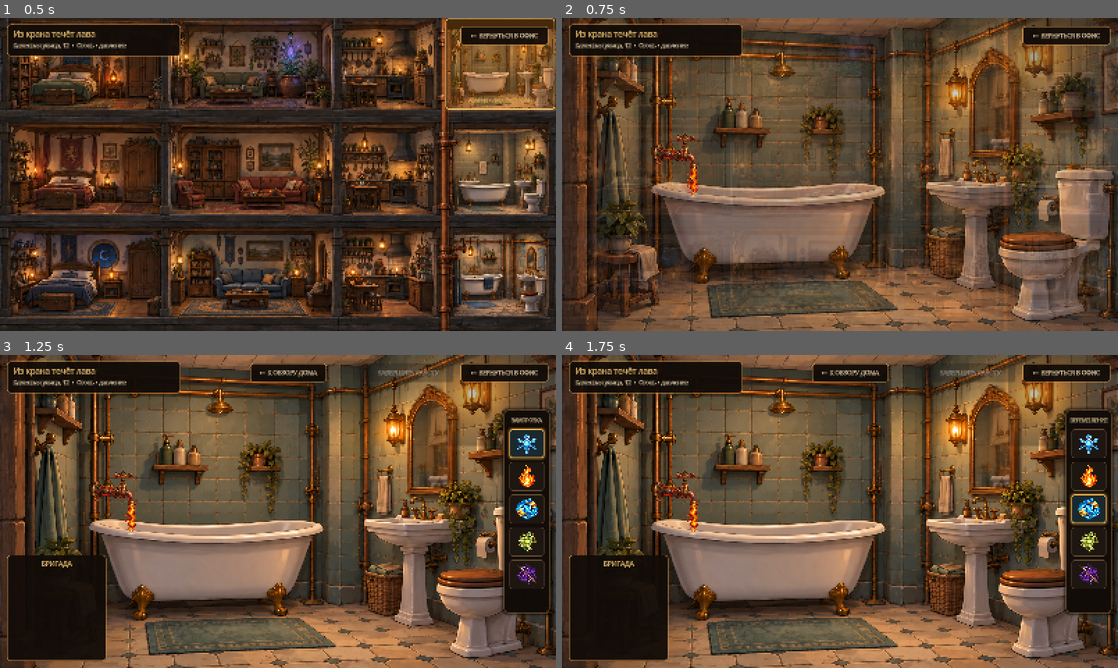
Above: before the commit, frames 1-4 (two rows, left to right).
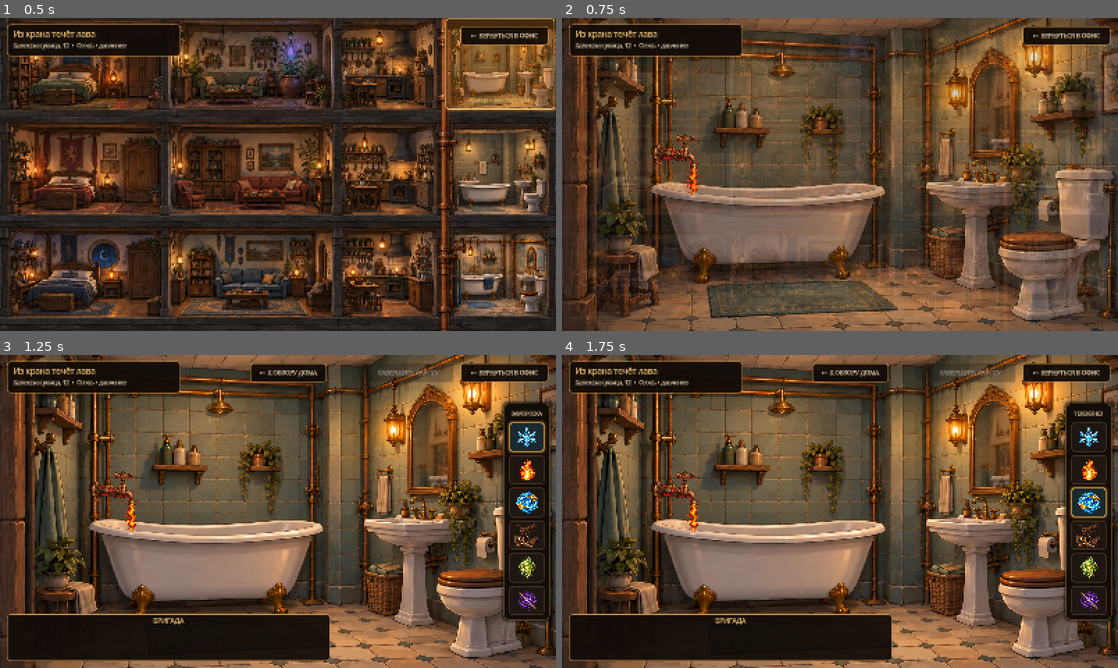
Above: after the commit, the same moments.

Repository: Dasha1532/MagicEmergencyService
Game: Godot game, scene res://scenes/RepairHouse.tscn
Two runs of this game, one before a commit and one after it. Both use one fixed random seed, a clock stepped at 60 frames per second and the inputs below. This scene is started directly instead of the project's main scene.
Inputs (mouse positions are in pixels of both pictures, inside the frame that each line leads up to; where the layout moved, square brackets give the same spot in the first picture):
- Up to frame 1 (0.5 s): no input
- Up to frame 2 (0.75 s): click (1062, 64) at 0.5 s
- Up to frame 3 (1.25 s): no input
- Up to frame 4 (1.75 s): click (1090, 502) [1090, 508] at 1.25 s

Frame 1 is identical in both runs. In frame 2, 3.0% of the frame differs, in the area x 80-100%, y 0-30%; in frame 3, 13%, in the area x 1-100%, y 0-98%; in frame 4, 13%.

Commit message:
Separate physical work from telekinesis

Diff:
--- a/scenes/RepairHouse.tscn
+++ b/scenes/RepairHouse.tscn
@@ -173,7 +173,6 @@
 offset_top = -62.0
 offset_right = 34.0
 offset_bottom = 158.0
-tooltip_text = "Аварийный кран: из трубы идёт лава"
 mouse_default_cursor_shape = 2
 
 [node name="Effects" type="Node2D" parent="." unique_id=1983280469]
@@ -201,7 +200,7 @@
 expand_mode = 1
 stretch_mode = 5
 
-[node name="WorkPose" type="TextureRect" parent="EmployeeActor"]
+[node name="WorkPose" type="TextureRect" parent="EmployeeActor" unique_id=301564678]
 visible = false
 modulate = Color(1, 1, 1, 0)
 layout_mode = 1
--- a/scenes/ui/ToolBar.tscn
+++ b/scenes/ui/ToolBar.tscn
@@ -1,9 +1,10 @@
-[gd_scene load_steps=12 format=3]
+[gd_scene load_steps=13 format=3]
 
 [ext_resource type="Script" path="res://scripts/tool_bar.gd" id="1_script"]
 [ext_resource type="Texture2D" path="res://assets/icons/tools/tool_freeze.png" id="2_freeze"]
 [ext_resource type="Texture2D" path="res://assets/icons/tools/tool_heat.png" id="3_heat"]
 [ext_resource type="Texture2D" path="res://assets/icons/tools/tool_move.png" id="4_move"]
+[ext_resource type="Texture2D" path="res://assets/icons/tools/tool_physical_move.png" id="4_physical_move"]
 [ext_resource type="Texture2D" path="res://assets/icons/tools/tool_animate.png" id="5_animate"]
 [ext_resource type="Texture2D" path="res://assets/icons/tools/tool_antimagic.png" id="6_antimagic"]
 
@@ -175,7 +176,7 @@
 unique_name_in_owner = true
 custom_minimum_size = Vector2(100, 84)
 layout_mode = 2
-tooltip_text = "Перемещение — переносит объект в допустимую точку"
+tooltip_text = "Телекинез — магически переносит объект в допустимую точку"
 toggle_mode = true
 button_group = SubResource("ButtonGroup_tools")
 theme_override_styles/normal = SubResource("StyleBox_normal")
@@ -200,6 +201,35 @@
 expand_mode = 1
 stretch_mode = 5
 
+[node name="PhysicalMoveButton" type="Button" parent="Panel/ContentMargin/Content/Buttons"]
+unique_name_in_owner = true
+custom_minimum_size = Vector2(100, 84)
+layout_mode = 2
+tooltip_text = "Силовая работа — позволяет физически удержать, сдвинуть или демонтировать объект"
+toggle_mode = true
+button_group = SubResource("ButtonGroup_tools")
+theme_override_styles/normal = SubResource("StyleBox_normal")
+theme_override_styles/hover = SubResource("StyleBox_hover")
+theme_override_styles/pressed = SubResource("StyleBox_pressed")
+theme_override_styles/hover_pressed = SubResource("StyleBox_pressed")
+theme_override_styles/focus = SubResource("StyleBox_hover")
+
+[node name="Icon" type="TextureRect" parent="Panel/ContentMargin/Content/Buttons/PhysicalMoveButton"]
+layout_mode = 1
+anchors_preset = 15
+anchor_right = 1.0
+anchor_bottom = 1.0
+offset_left = 12.0
+offset_top = 8.0
+offset_right = -12.0
+offset_bottom = -8.0
+grow_horizontal = 2
+grow_vertical = 2
+mouse_filter = 2
+texture = ExtResource("4_physical_move")
+expand_mode = 1
+stretch_mode = 5
+
 [node name="AnimateButton" type="Button" parent="Panel/ContentMargin/Content/Buttons"]
 unique_name_in_owner = true
 custom_minimum_size = Vector2(100, 84)
--- a/scripts/game_state.gd
+++ b/scripts/game_state.gd
@@ -4,7 +4,7 @@
 
 const STARTING_EMPLOYEES: PackedStringArray = ["liliya", "grog", "boris"]
 const EMPLOYEE_ORDER: PackedStringArray = ["liliya", "grog", "boris", "nika", "felix"]
-const SAVE_VERSION: int = 4
+const SAVE_VERSION: int = 5
 const SAVE_PATH: String = "user://savegame.json"
 const SUPPLY_ITEMS: Dictionary = {
 	&"animation_kit": {
@@ -68,7 +68,7 @@
 		"actor_work_pose_offset": Vector2.ZERO,
 		"status": "Свободен",
 		"idle_status": "Свободен",
-		"abilities": PackedStringArray(["move"]),
+		"abilities": PackedStringArray(["physical_move"]),
 		"training_categories": PackedStringArray(["physical"]),
 		"max_special_abilities": 2,
 		"core_actions": "Удержание и силовая работа",
@@ -409,7 +409,7 @@
 		jobs[job_id] = job
 
 	_reset_employee(&"liliya", true, PackedStringArray(["freeze", "heat"]), "Свободна")
-	_reset_employee(&"grog", true, PackedStringArray(["move"]), "Свободен")
+	_reset_employee(&"grog", true, PackedStringArray(["physical_move"]), "Свободен")
 	_reset_employee(&"boris", true, PackedStringArray(), "Свободен")
 	_reset_employee(&"nika", false, PackedStringArray(), "Не нанята")
 	_reset_employee(&"felix", false, PackedStringArray(["antimagic"]), "Не нанят")
@@ -557,6 +557,9 @@
 		var loaded_employee: Dictionary = employee_progress[String(employee_id)]
 		employee["available"] = bool(loaded_employee.get("available", employee["available"]))
 		var loaded_abilities: Array = loaded_employee.get("abilities", Array(employee["abilities"]))
+		for ability_index in loaded_abilities.size():
+			if str(loaded_abilities[ability_index]) == "move":
+				loaded_abilities[ability_index] = "physical_move" if employee_id == &"grog" else "telekinesis"
 		employee["abilities"] = PackedStringArray(loaded_abilities)
 		var loaded_training_id := StringName(str(loaded_employee.get("training_id", "")))
 		employee["training_id"] = loaded_training_id if TRAINING_DEFINITIONS.has(loaded_training_id) else &""
--- a/scripts/repair_house.gd
+++ b/scripts/repair_house.gd
@@ -53,6 +53,7 @@
 
 func _open_bathroom() -> void:
 	bathroom_hotspot.disabled = true
+	bathroom_hotspot.visible = false
 	problem_room_marker.visible = false
 	lower_floor_consequence.visible = false
 	closeup_background.visible = true
@@ -82,6 +83,7 @@
 	overview_background.visible = true
 	bathroom_preview_backdrop.visible = true
 	bathroom_preview.visible = true
+	bathroom_hotspot.visible = true
 	bathroom_hotspot.disabled = false
 	problem_room_marker.visible = not simulation.is_resolved()
 	lower_floor_consequence.visible = _has_damage()
--- a/scripts/repair_hud.gd
+++ b/scripts/repair_hud.gd
@@ -11,7 +11,7 @@
 const COLOR_PARCHMENT := Color(0.92, 0.84, 0.69)
 
 var selected_employee_id: StringName = &""
-var employee_box: VBoxContainer
+var employee_box: HBoxContainer
 var employee_panel: Panel
 var complete_button: Button
 var tool_bar: MarginContainer
@@ -52,22 +52,28 @@
 
 func _build_employee_selector() -> void:
 	employee_panel = Panel.new()
-	employee_panel.position = Vector2(20, 575)
-	employee_panel.size = Vector2(286, 305)
+	employee_panel.position = Vector2(20, 745)
+	employee_panel.size = Vector2(930, 135)
 	employee_panel.add_theme_stylebox_override("panel", _style(COLOR_PANEL, COLOR_BRASS, 2, 10))
 	add_child(employee_panel)
 
 	var heading := _label("БРИГАДА", 19, COLOR_GOLD)
-	heading.position = Vector2(16, 12)
-	heading.size = Vector2(254, 28)
+	heading.position = Vector2(16, 6)
+	heading.size = Vector2(898, 28)
 	heading.horizontal_alignment = HORIZONTAL_ALIGNMENT_CENTER
 	employee_panel.add_child(heading)
 
-	employee_box = VBoxContainer.new()
-	employee_box.position = Vector2(14, 49)
-	employee_box.size = Vector2(258, 238)
-	employee_box.add_theme_constant_override("separation", 8)
-	employee_panel.add_child(employee_box)
+	var employee_scroll := ScrollContainer.new()
+	employee_scroll.position = Vector2(12, 38)
+	employee_scroll.size = Vector2(906, 87)
+	employee_scroll.horizontal_scroll_mode = ScrollContainer.SCROLL_MODE_AUTO
+	employee_scroll.vertical_scroll_mode = ScrollContainer.SCROLL_MODE_DISABLED
+	employee_panel.add_child(employee_scroll)
+
+	employee_box = HBoxContainer.new()
+	employee_box.custom_minimum_size = Vector2(906, 76)
+	employee_box.add_theme_constant_override("separation", 7)
+	employee_scroll.add_child(employee_box)
 
 	var job: Dictionary = game_state.get_active_job()
 	var assigned: PackedStringArray = job.get("assigned", PackedStringArray())
@@ -78,11 +84,7 @@
 func _add_employee_button(employee_id: StringName) -> void:
 	var employee: Dictionary = game_state.employees[employee_id]
 	var button := Button.new()
-	button.custom_minimum_size = Vector2(258, 70)
-	button.alignment = HORIZONTAL_ALIGNMENT_LEFT
-	button.text = "              %s\n              %s" % [employee["name"], employee["core_actions"]]
-	button.add_theme_font_size_override("font_size", 14)
-	button.add_theme_color_override("font_color", COLOR_PARCHMENT)
+	button.custom_minimum_size = Vector2(297, 76)
 	button.add_theme_stylebox_override("normal", _style(COLOR_CARD, COLOR_BRASS, 2, 7))
 	button.add_theme_stylebox_override("hover", _style(Color(0.21, 0.14, 0.075, 0.98), COLOR_GOLD, 2, 7))
 	button.add_theme_stylebox_override("pressed", _style(COLOR_SELECTED, COLOR_GOLD, 3, 7))
@@ -91,8 +93,8 @@
 	button.set_meta("employee_id", employee_id)
 
 	var portrait_frame := Panel.new()
-	portrait_frame.position = Vector2(6, 5)
-	portrait_frame.size = Vector2(58, 60)
+	portrait_frame.position = Vector2(7, 5)
+	portrait_frame.size = Vector2(68, 66)
 	portrait_frame.clip_contents = true
 	portrait_frame.mouse_filter = Control.MOUSE_FILTER_IGNORE
 	portrait_frame.add_theme_stylebox_override("panel", _style(Color(0.035, 0.03, 0.028, 1), COLOR_BRASS, 1, 5))
@@ -100,12 +102,27 @@
 
 	var portrait := TextureRect.new()
 	portrait.position = Vector2(1, 1)
-	portrait.size = Vector2(56, 59)
+	portrait.size = Vector2(66, 64)
 	portrait.texture = _cropped_portrait(employee["portrait"])
 	portrait.expand_mode = TextureRect.EXPAND_IGNORE_SIZE
 	portrait.stretch_mode = TextureRect.STRETCH_KEEP_ASPECT_COVERED
 	portrait.mouse_filter = Control.MOUSE_FILTER_IGNORE
 	portrait_frame.add_child(portrait)
+
+	var name_label := _label(str(employee["name"]), 15, COLOR_GOLD)
+	name_label.position = Vector2(82, 6)
+	name_label.size = Vector2(203, 26)
+	name_label.mouse_filter = Control.MOUSE_FILTER_IGNORE
+	name_label.vertical_alignment = VERTICAL_ALIGNMENT_CENTER
+	button.add_child(name_label)
+
+	var role_label := _label(str(employee["core_actions"]), 13, COLOR_PARCHMENT)
+	role_label.position = Vector2(82, 30)
+	role_label.size = Vector2(203, 40)
+	role_label.mouse_filter = Control.MOUSE_FILTER_IGNORE
+	role_label.vertical_alignment = VERTICAL_ALIGNMENT_CENTER
+	role_label.autowrap_mode = TextServer.AUTOWRAP_WORD_SMART
+	button.add_child(role_label)
 
 
 func _build_return_button() -> void:
--- a/scripts/tool_bar.gd
+++ b/scripts/tool_bar.gd
@@ -5,7 +5,8 @@
 const TOOL_NAMES: Dictionary = {
 	"FreezeButton": [&"freeze", "Заморозка"],
 	"HeatButton": [&"heat", "Нагрев"],
-	"MoveButton": [&"move", "Перемещение"],
+	"MoveButton": [&"telekinesis", "Телекинез"],
+	"PhysicalMoveButton": [&"physical_move", "Силовая работа"],
 	"AnimateButton": [&"animate", "Оживление"],
 	"AntimagicButton": [&"antimagic", "Антимагия"],
 }
@@ -15,6 +16,7 @@
 	%FreezeButton,
 	%HeatButton,
 	%MoveButton,
+	%PhysicalMoveButton,
 	%AnimateButton,
 	%AntimagicButton,
 ]
Binary file added: assets/icons/tools/tool_physical_move.png
Not shown: 1 places in scenes/RepairHouse.tscn that only renumber resources
Not shown, changed: docs/ASSET_SOURCES.md
Not shown, changed: docs/TECHNICAL_DESIGN.md
